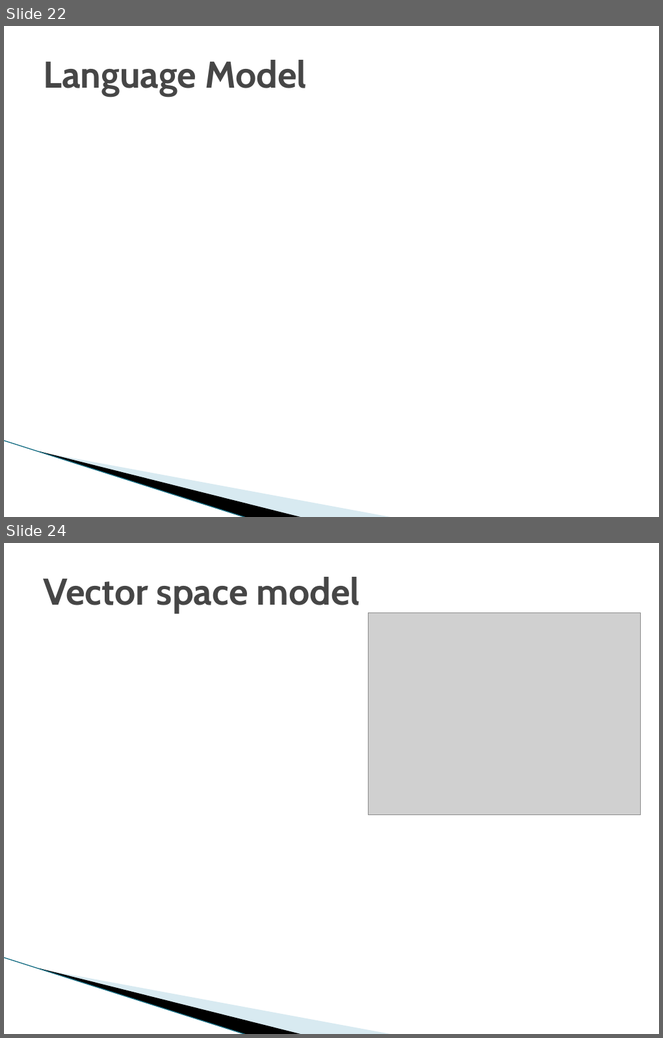
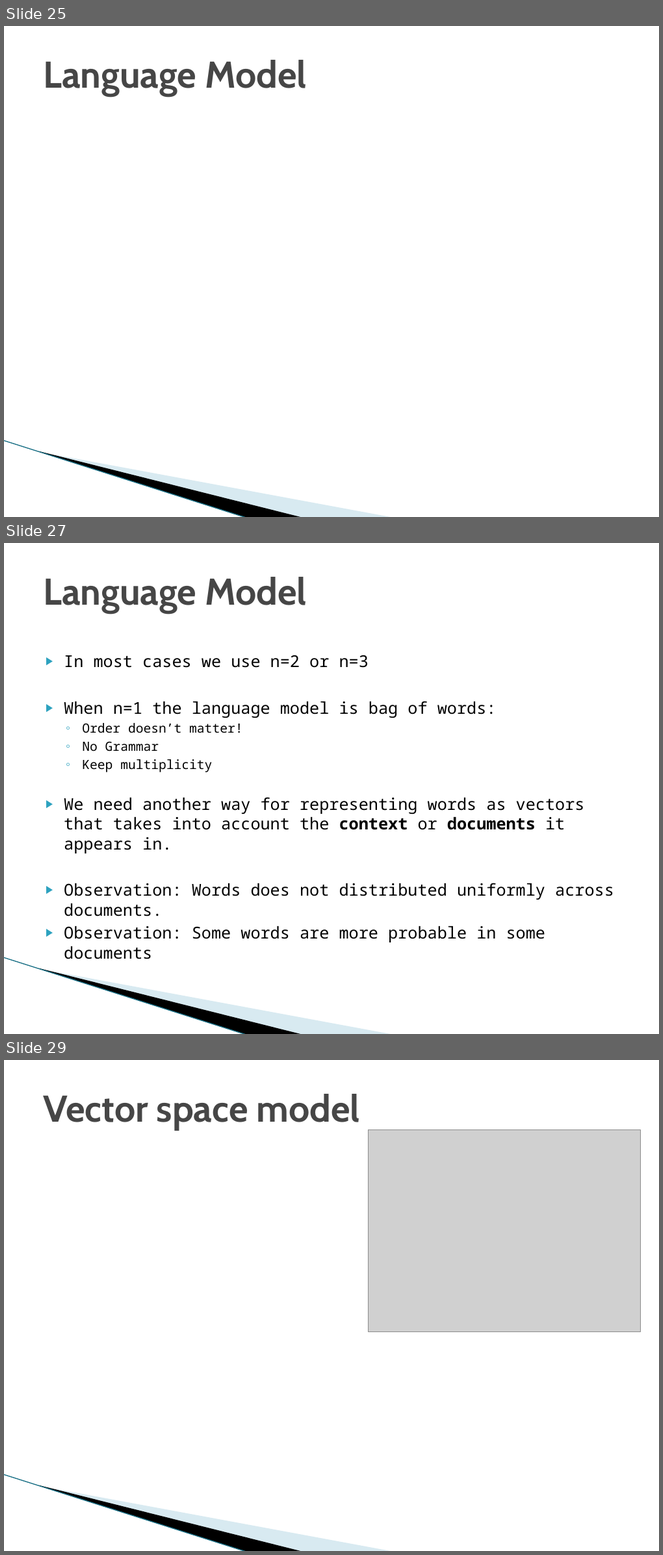
Before and after one commit to DU-ComputerVisionLab/Natural_Langauge_Processing, a slide deck: NLP_in_general.pptx. Shown one above the other, each under a label of ours: slides 22 and 24 before the commit, slides 25, 27 and 29 after it; the slides between them are not shown. The pictures are 663x1038 and 663x1555 pixels, drawn with LibreOffice and Linux fonts; fonts in the diff are those of the drawing; grey boxes stand for pictures; background and template pictures are left out. Boxes give left, top, right and bottom in pixels: in the first picture for what was removed or moved away, otherwise in the second. Text is boxed around its words. In the diff, an @@ line names an element or a change of style, - is before the commit and + after.

```diff
--- a/NLP_in_general.pptx
+++ b/NLP_in_general.pptx
@@ slide 27 added at <box>4,543,659,1034</box>, background #FFFFFF; not listed: 3 template elements that a slide beside it also shows @@
@@ title added at <box>43,577,307,614</box>, 41 pt, text #464646, bold @@
+Language Model
@@ text added at <box>64,655,614,960</box>, 18 pt, text #000000 @@
+▶ In most cases we use n=2 or n=3
+▶ When n=1 the language model is bag of words:
+  ◦ Order doesn’t matter!
+  ◦ No Grammar
+  ◦ Keep multiplicity
+▶ We need another way for representing words as vectors that takes into account the context or documents it appears in.
+▶ Observation: Words does not distributed uniformly across documents.
+▶ Observation: Some words are more probable in some documents
@@ what was slide 22 is now slide 25 @@
@@ what was slide 24 is now slide 29 @@
```
Also in this commit, not shown: 9 slides changed, 5 other slides added, 4 slides removed.
